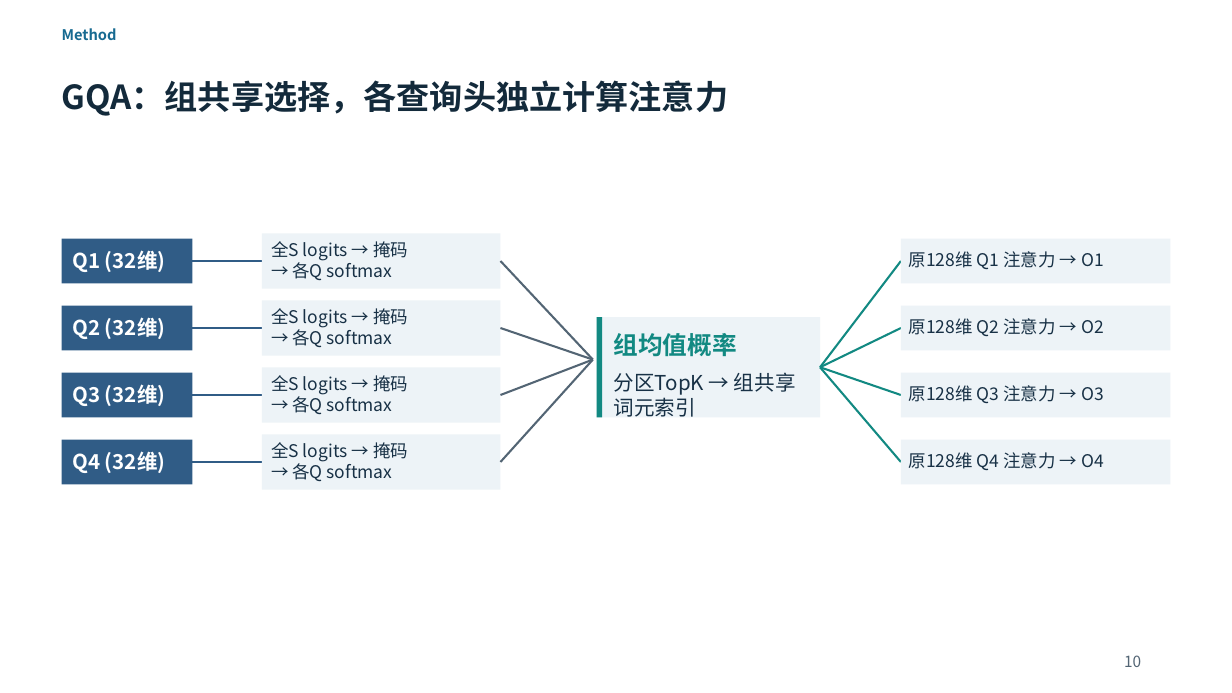
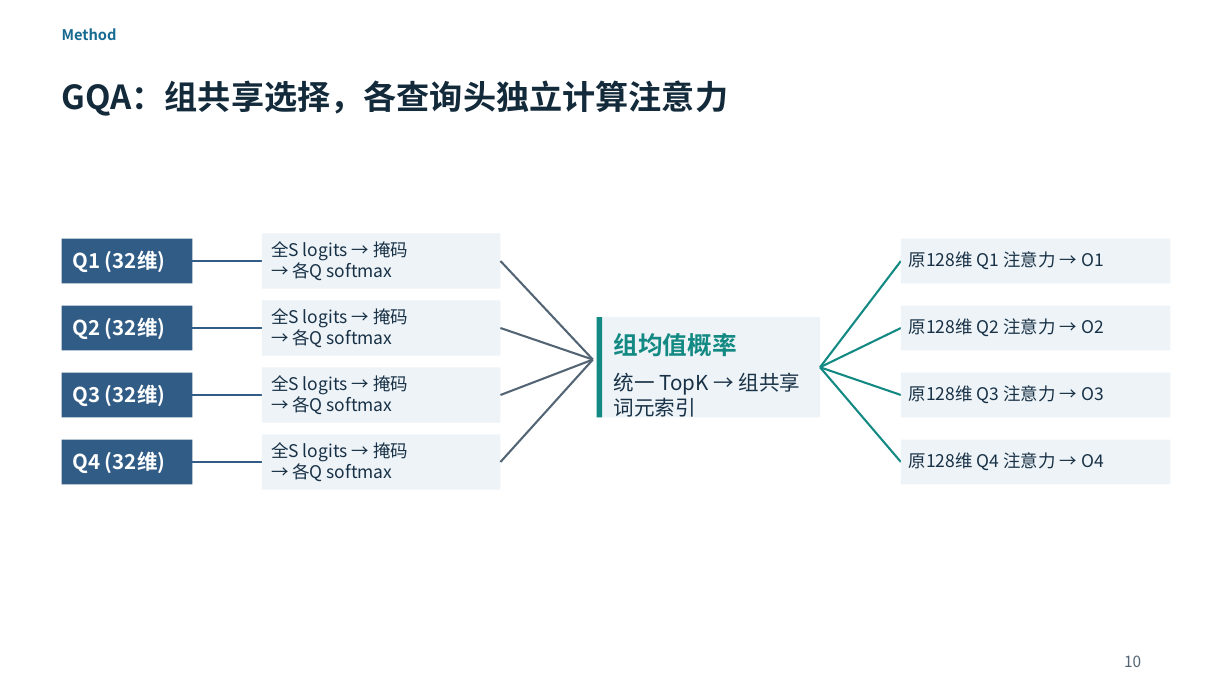
Before and after one commit to Chosen-David/two-level-attention, a slide deck: slide 10 of agent_doc/advice/dac_manuscript/presentation/TwoLevel_UserEdited_20261014.pptx. Drawn at 1232x693 pixels with LibreOffice and Linux fonts; fonts in the diff are those of the drawing. Boxes give left, top, right and bottom in pixels: in the first picture for what was removed or moved away, otherwise in the second. Text is boxed around its words. In the diff, an @@ line names an element or a change of style, - is before the commit and + after.

```diff
--- a/agent_doc/advice/dac_manuscript/presentation/TwoLevel_UserEdited_20261014.pptx
+++ b/agent_doc/advice/dac_manuscript/presentation/TwoLevel_UserEdited_20261014.pptx
@@ text at box(614, 372, 801, 417): text changed @@
-分区TopK → 组共享词元索引
+统一 TopK → 组共享词元索引
```
Also in this commit, not shown: 12 other slides changed, 59 other files.
